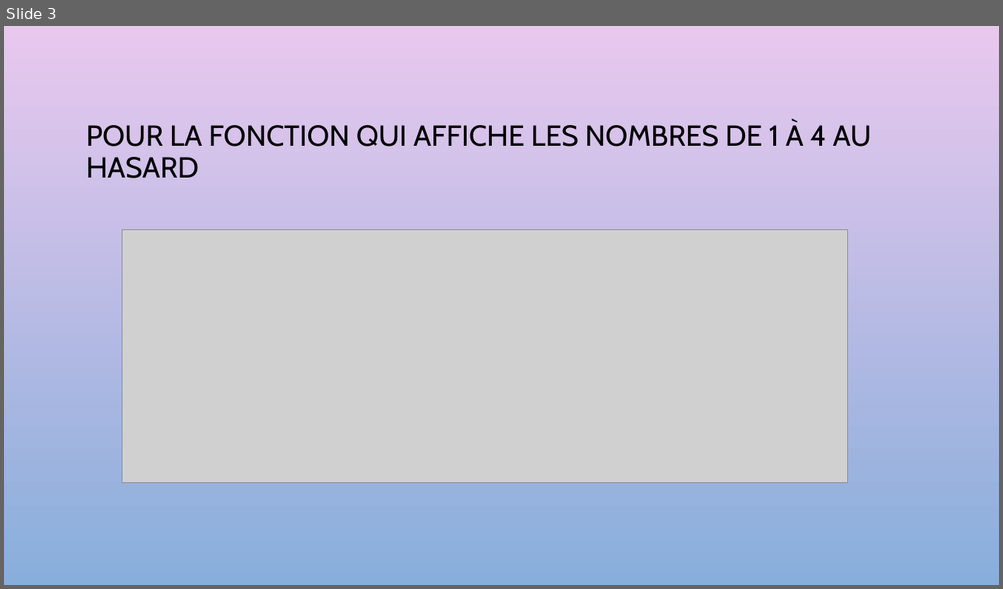
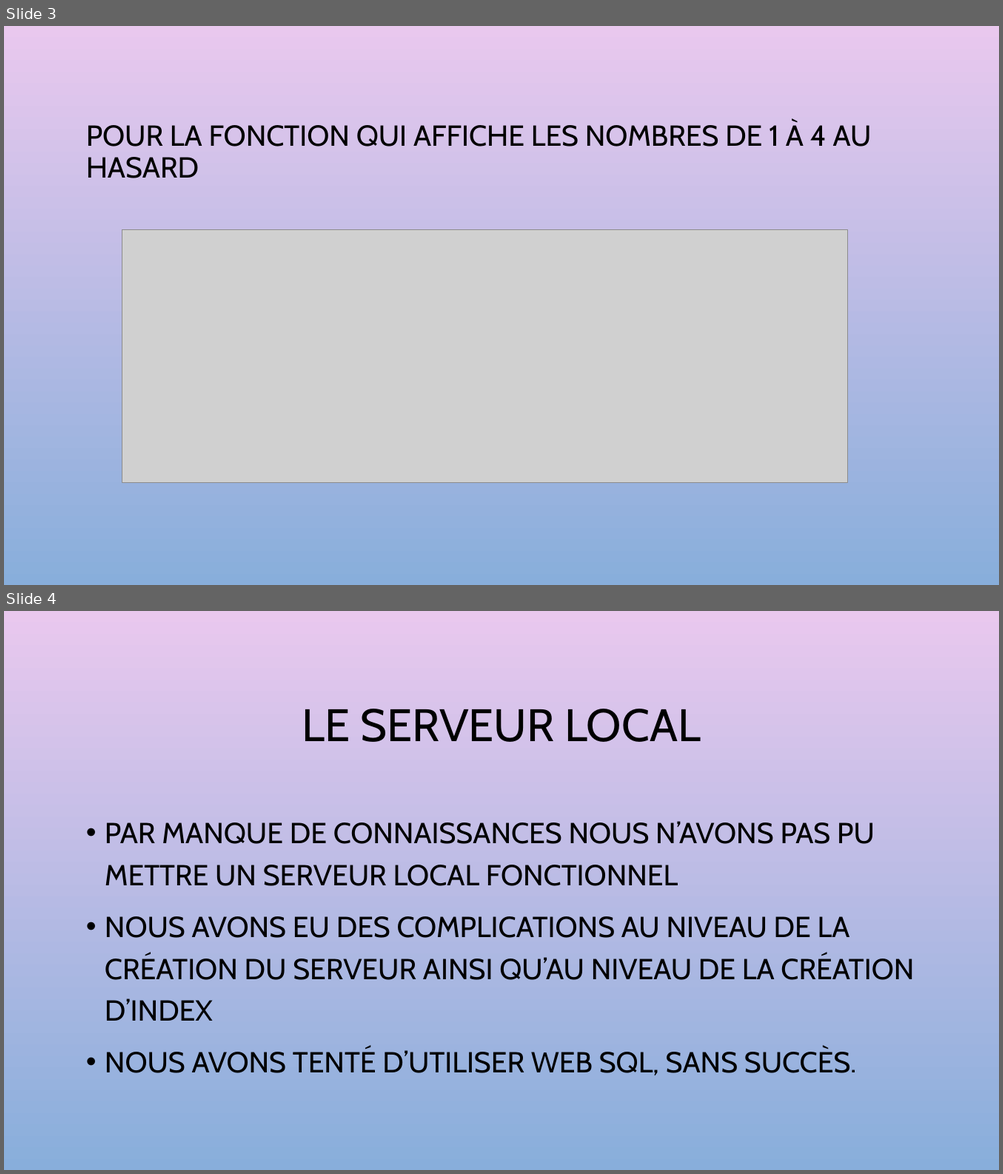
Before and after one commit to sarahsaina/Machine_a_sous-JS, a slide deck: projet à rendre/presentation.pptx. Shown one above the other, each under a label of ours: slide 3 before the commit, slides 3 and 4 after it. The pictures are 1003x589 and 1003x1174 pixels, drawn with LibreOffice and Linux fonts; fonts in the diff are those of the drawing; grey boxes stand for pictures; background and template pictures are left out. Boxes give left, top, right and bottom in pixels: in the first picture for what was removed or moved away, otherwise in the second. Text is boxed around its words. In the diff, an @@ line names an element or a change of style, - is before the commit and + after.

```diff
--- a/projet à rendre/presentation.pptx
+++ b/projet à rendre/presentation.pptx
@@ slide 4 added at [4,611,999,1170], background picture (left out) @@
@@ title added at [301,709,700,742], 44 pt, text #000000 @@
+LE SERVEUR LOCAL
@@ text added at [105,821,913,1076], 28 pt, text #000000 @@
+• PAR MANQUE DE CONNAISSANCES NOUS N’AVONS PAS PU METTRE UN SERVEUR LOCAL FONCTIONNEL
+• NOUS AVONS EU DES COMPLICATIONS AU NIVEAU DE LA CRÉATION DU SERVEUR AINSI QU’AU NIVEAU DE LA CRÉATION D’INDEX
+• NOUS AVONS TENTÉ D’UTILISER WEB SQL, SANS SUCCÈS.
```
Also in this commit, not shown: 1 slide removed.
